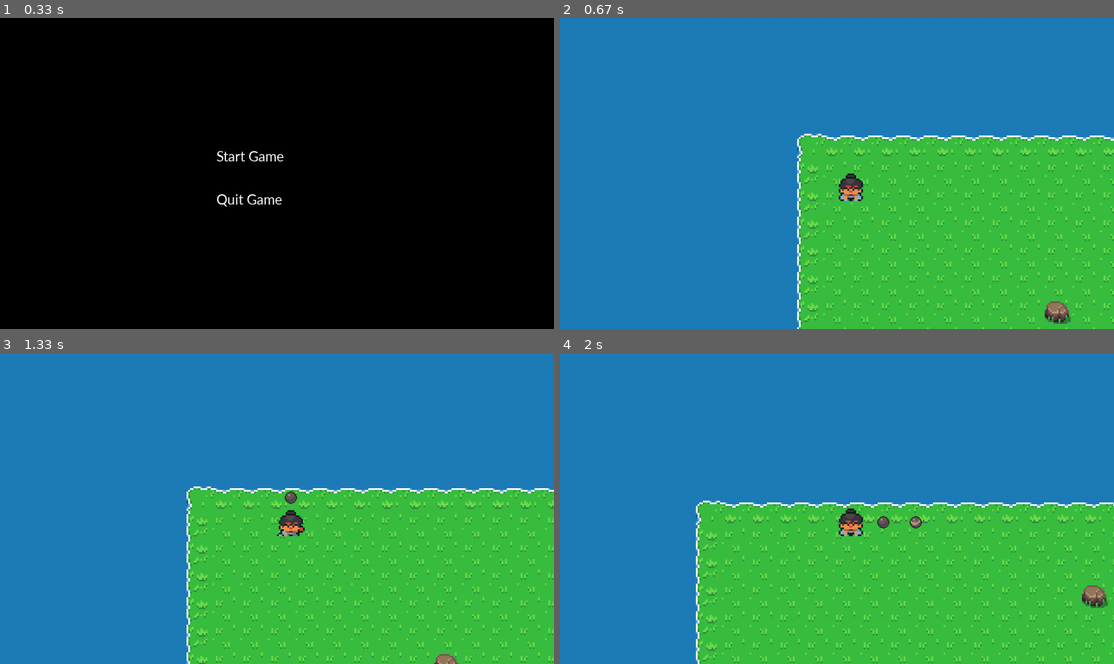
Above: before the commit, frames 1-4 (two rows, left to right).
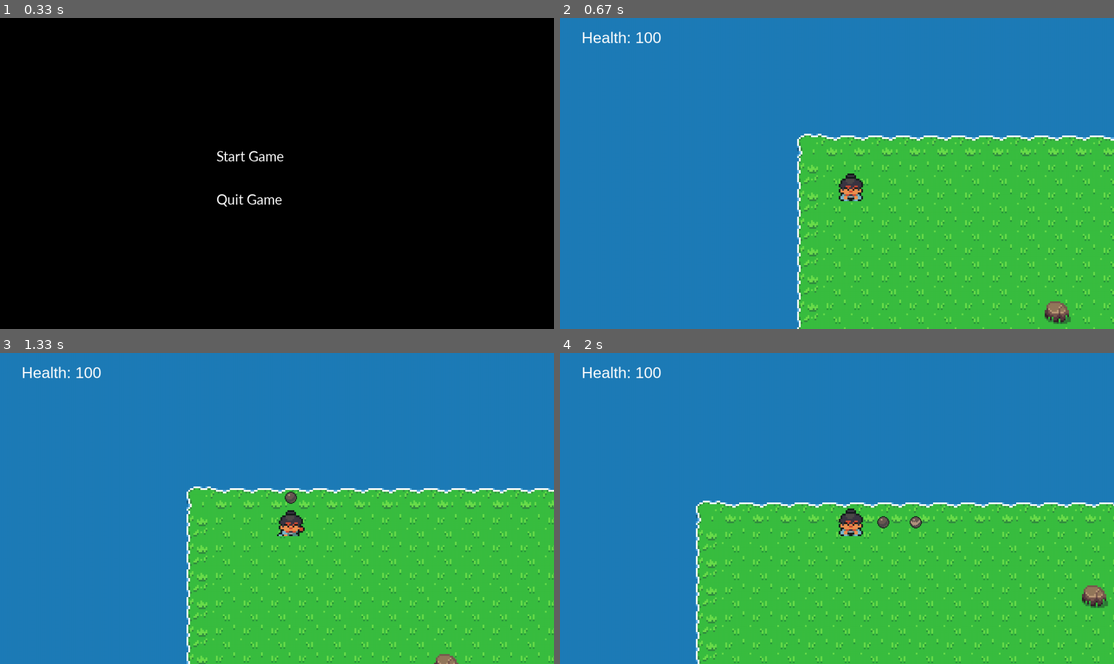
Above: after the commit, the same moments.

Repository: DTNevaeha/Top_Down_RPG_Template
Game: pygame game, started from main.py
Two runs of this game, one before a commit and one after it. Both use one fixed random seed, a clock stepped at 60 frames per second and the inputs below.
Inputs (mouse positions are in pixels of both pictures, inside the frame that each line leads up to):
- Up to frame 1 (0.33 s): no input
- Up to frame 2 (0.67 s): click "Start Game" at 0.38 s
- Up to frame 3 (1.33 s): hold D 0.67-1.13 s; move the mouse to (254, 520) at 0.7 s; hold W from 1.17 s (still down); tap Space at 1.23 s
- Up to frame 4 (2 s): release W at 1.47 s; hold D 1.5-1.97 s; tap Space at 1.57, 1.87 s

Frame 1 is identical in both runs. In frame 2, 0.2% of the frame differs, in the area x 4-19%, y 4-9%; in frame 3, 0.2%; in frame 4, 0.2%.

Commit message:
Added player health

Diff:
--- a/game_files/players/player.py
+++ b/game_files/players/player.py
@@ -13,6 +13,7 @@
         self.moving = False
         # Character sheet, pixel count, and scale factor
         self.animations = AnimationManager(sprite_sheets, 16, 4)
+        self.health = 100
 
         # Walking animations
         self.animations.register_animation("walking_right", [3, 7, 11, 15], "walking_animations")
@@ -27,10 +28,10 @@
         self.animations.register_animation("stationary_right", [3, 3, 3], "walking_animations")
 
         # Attacks
-        self.animations.register_animation("attack_down", [0, 0, 0, 0], "attack_animation")
-        self.animations.register_animation("attack_up", [1, 1, 1, 1], "attack_animation")
-        self.animations.register_animation("attack_left", [2, 2, 2, 2], "attack_animation")
-        self.animations.register_animation("attack_right", [3, 3, 3, 3], "attack_animation")
+        self.animations.register_animation("attack_down", [0, 0, 0], "attack_animation")
+        self.animations.register_animation("attack_up", [1, 1, 1], "attack_animation")
+        self.animations.register_animation("attack_left", [2, 2, 2], "attack_animation")
+        self.animations.register_animation("attack_right", [3, 3, 3], "attack_animation")
 
     def move(self, dt):
         self.height = 4
@@ -56,7 +57,7 @@
             self.x += self.velocity * dt
 
     def attack(self):
-        self.animations.activate_animation("attack_" + self.direction, 0.1, False)
+        self.animations.activate_animation("attack_" + self.direction, 0.15, False)
 
     def set_direction(self, new_direction: str):
         self.direction = new_direction
--- a/game_files/scenes/main_scene.py
+++ b/game_files/scenes/main_scene.py
@@ -52,6 +52,11 @@
 
         self.projectiles = []
 
+        self.font = pygame.font.SysFont("Arial", 36)
+        self.health_text = "Health: " + str(self.player.health)
+        self.health_text_x = 50
+        self.health_text_y = 25
+
     def update(self):
         if self.previous_time is None:
             # First run through the loop needs a previous_time value to compute
@@ -67,7 +72,9 @@
 
         max_distance = 250
         # If projectiles have moved further than the max distance then they are removed from the list
-        self.projectiles = [p for p in self.projectiles if not p.has_traveled_too_far(max_distance)]
+        self.projectiles = [
+            p for p in self.projectiles if not p.has_traveled_too_far(max_distance)
+        ]
         for projectile in self.projectiles:
             projectile.update(dt)
 
@@ -87,6 +94,11 @@
                         x.y + self.camera.get_camera_adjustments()[1],
                     ),
                 )
+
+        self.screen.blit(
+            self.font.render(self.health_text, True, (255, 255, 255)),
+            (self.health_text_x, self.health_text_y),
+        )
 
         self.enemy.render(self.screen, self.camera.get_camera_adjustments())
         self.player.render(self.screen, self.camera.get_camera_adjustments())
@@ -132,7 +144,6 @@
                 projectile.set_direction(self.player.direction)
                 self.projectiles.append(projectile)
 
-
             if event.type == pygame.KEYDOWN and event.key in self.keybinds:
                 self.keystack.append(event.key)
 
